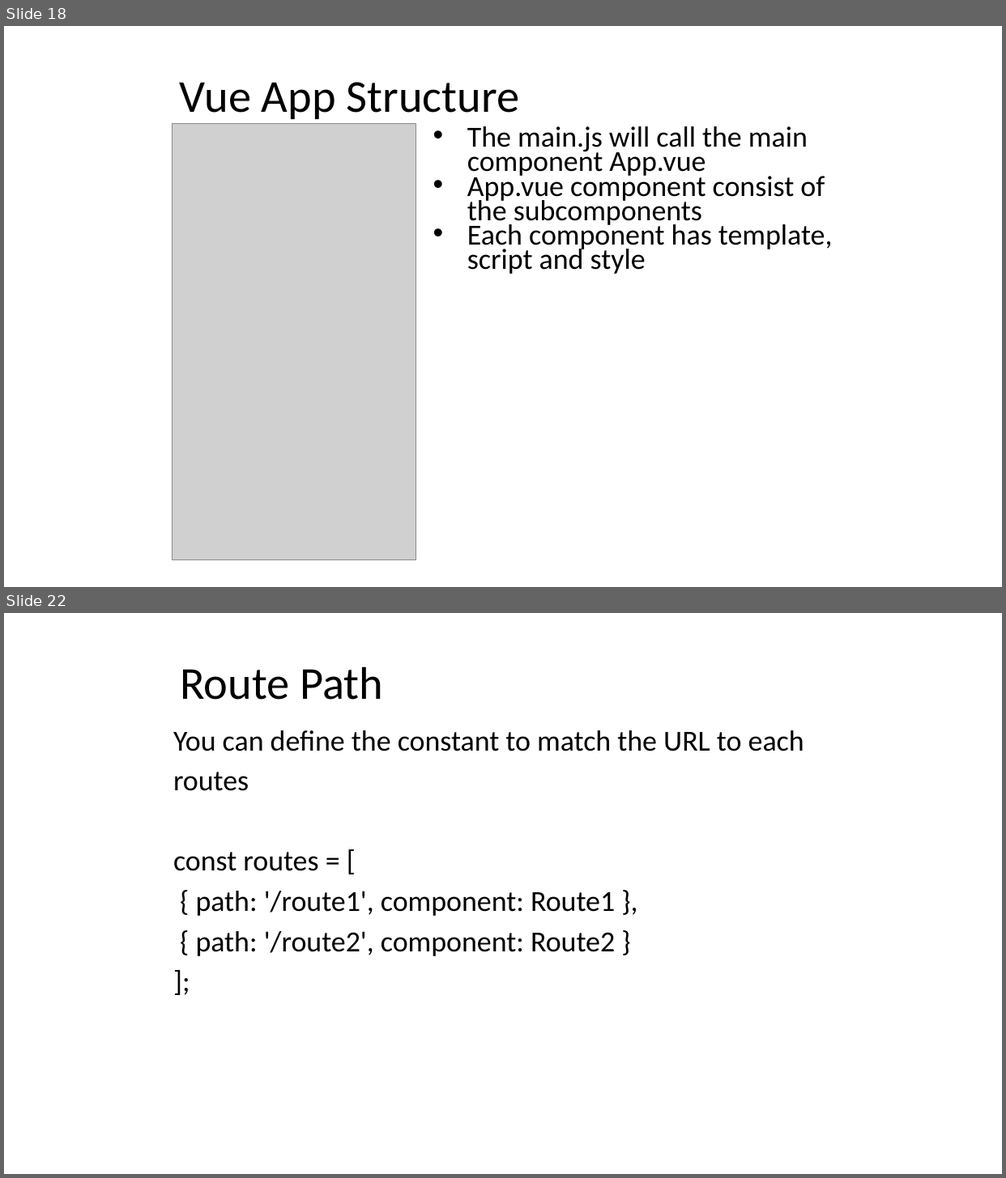
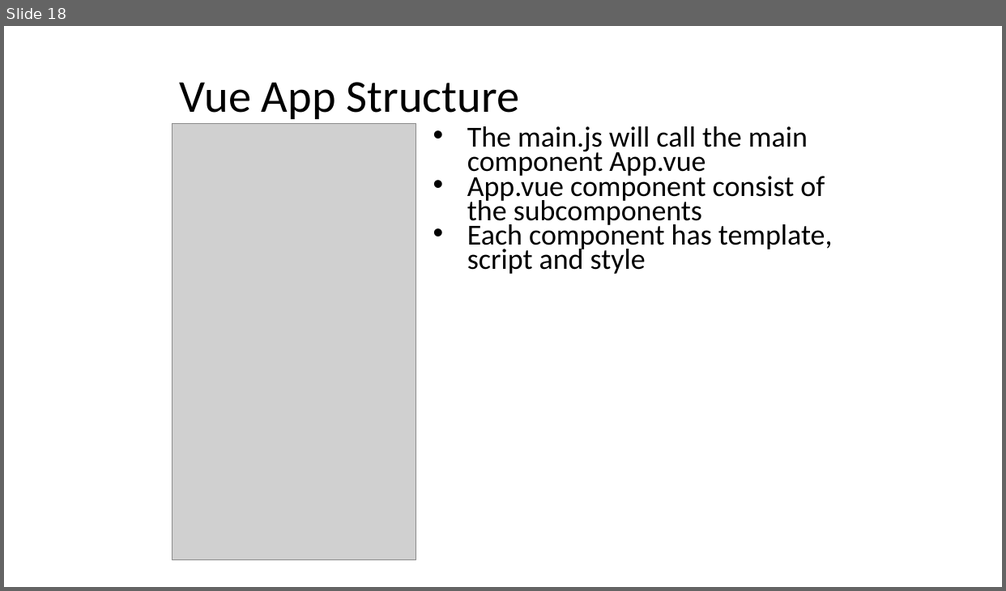
Before and after one commit to auzadventure/vue-advanced, a slide deck: Vue JS 102.pptx. Shown one above the other, each under a label of ours: slides 18 and 22 before the commit, slide 18 after it; the slides between them are not shown. The pictures are 1006x1178 and 1006x591 pixels, drawn with LibreOffice and Linux fonts; fonts in the diff are those of the drawing; grey boxes stand for pictures. Boxes give left, top, right and bottom in pixels: in the first picture for what was removed or moved away, otherwise in the second. Text is boxed around its words. In the diff, an @@ line names an element or a change of style, - is before the commit and + after.

```diff
--- a/Vue JS 102.pptx
+++ b/Vue JS 102.pptx
@@ slide 22 removed at [4,613,1002,1174], background #FFFFFF @@
@@ title removed at [180,666,383,700] @@
-Route Path
@@ text removed at [173,730,804,956] @@
-You can define the constant to match the URL to each routes
-const routes = [
-{ path: '/route1', component: Route1 },
-{ path: '/route2', component: Route2 }
-];
```
Also in this commit, not shown: 8 slides changed, 4 slides added, 6 other slides removed, 1 other file.
